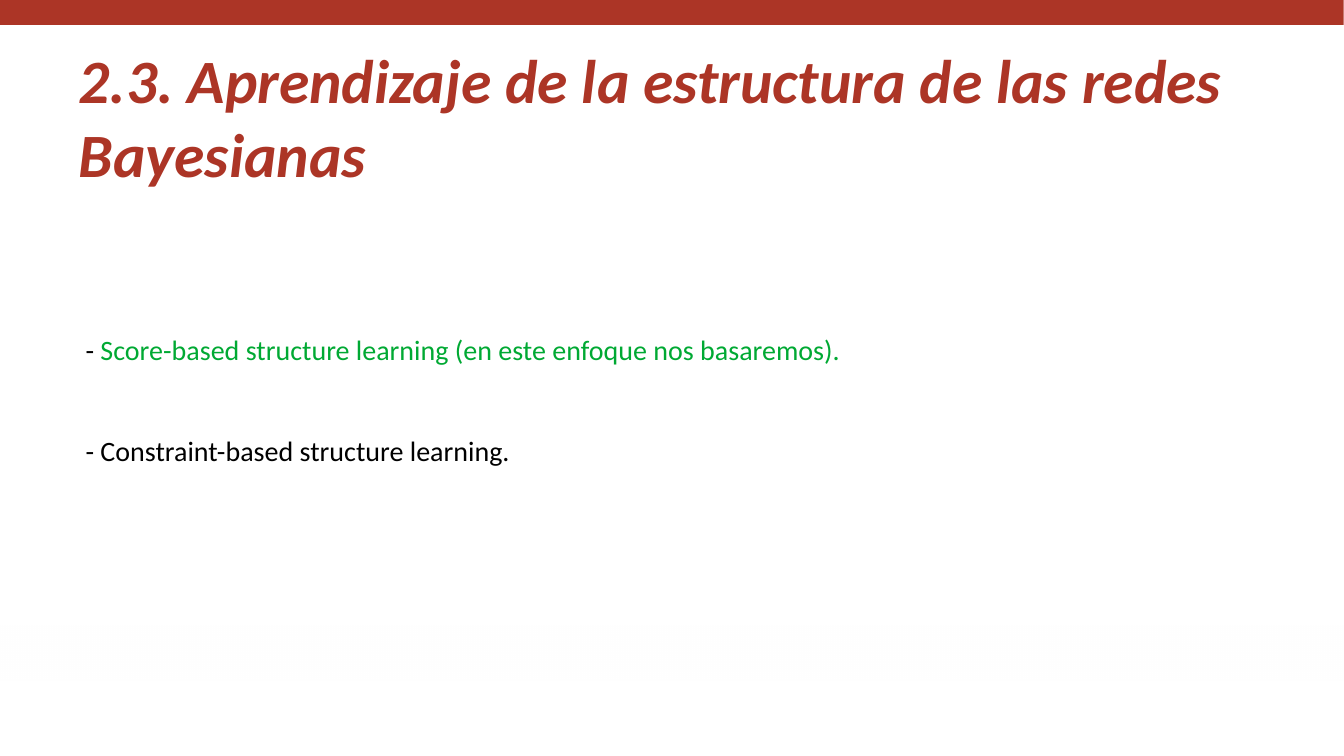
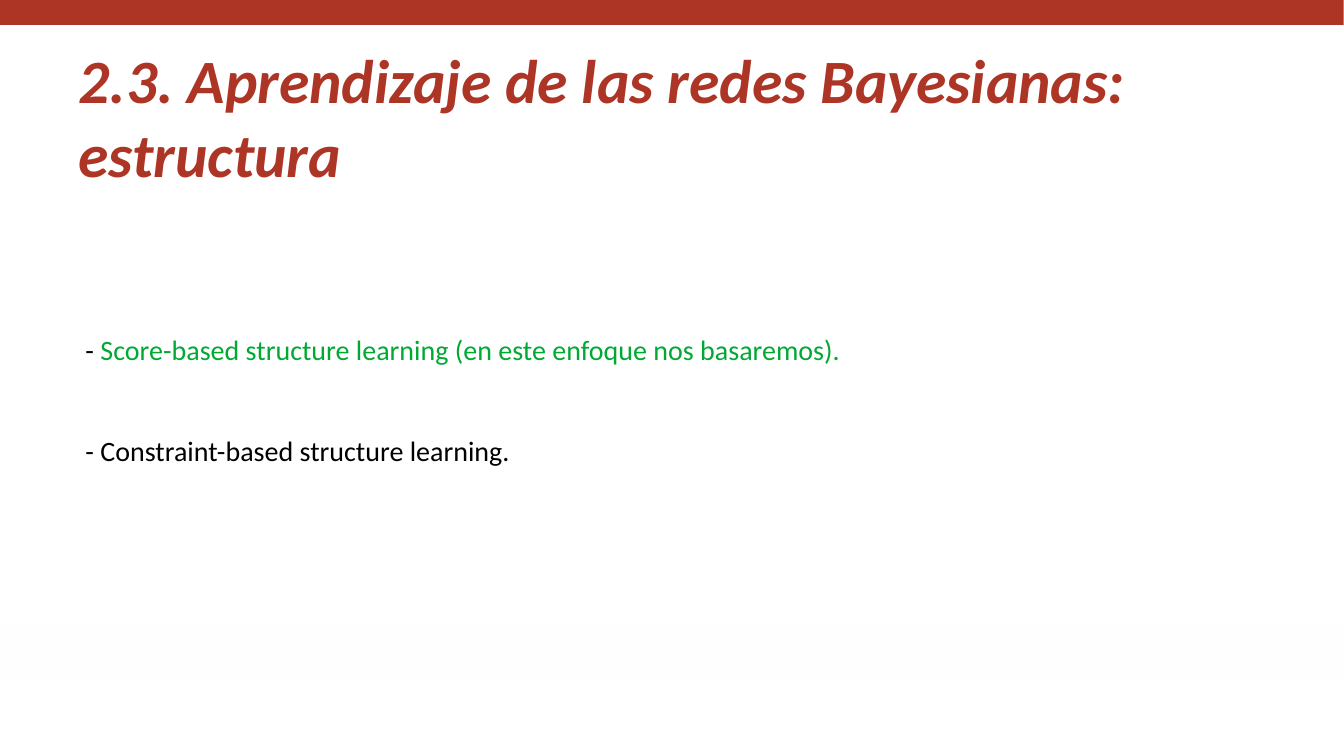
Before and after one commit to igomezv/RazonamientoProbabilistico, a slide deck: slide 10 of slides/M4_L2_bjp_2.pptx. Drawn at 1344x756 pixels with LibreOffice and Linux fonts; fonts in the diff are those of the drawing; background and template pictures are left out. Boxes give left, top, right and bottom in pixels: in the first picture for what was removed or moved away, otherwise in the second. Text is boxed around its words. In the diff, an @@ line names an element or a change of style, - is before the commit and + after.

```diff
--- a/slides/M4_L2_bjp_2.pptx
+++ b/slides/M4_L2_bjp_2.pptx
@@ text at [79,59,1125,178]: text changed @@
-2.3. Aprendizaje de la estructura de las redes Bayesianas
+2.3. Aprendizaje de las redes Bayesianas: estructura
```
Also in this commit, not shown: 7 other slides changed, 2 slides added, 1 slide removed, 4 other files.
